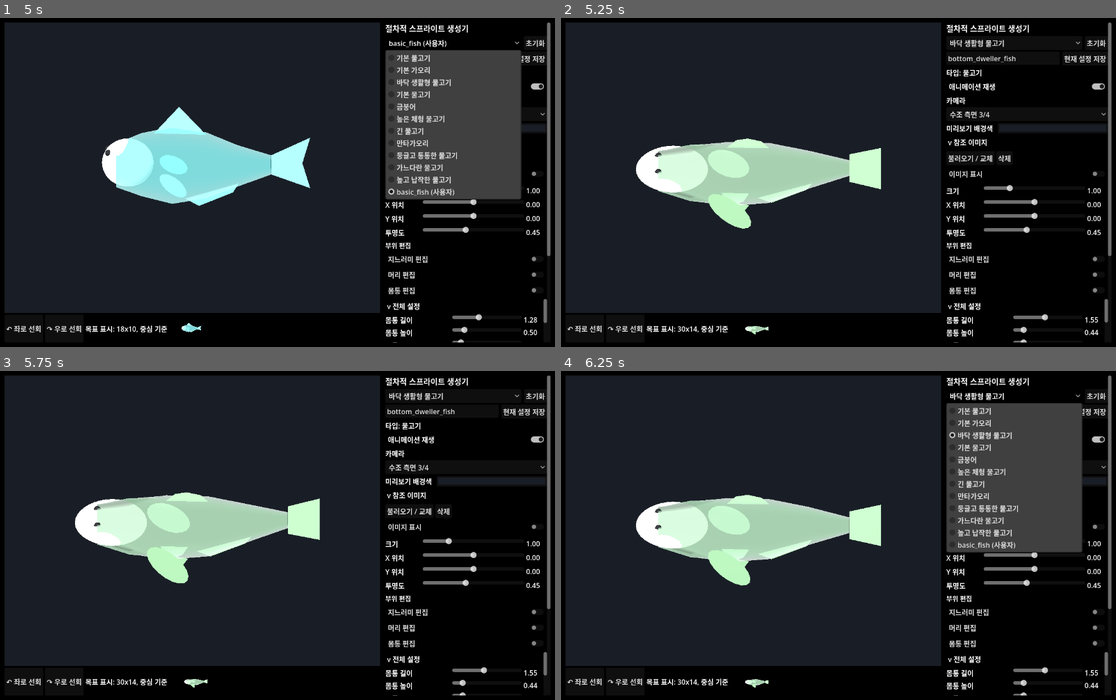
Above: before the commit, frames 1-4 (two rows, left to right).
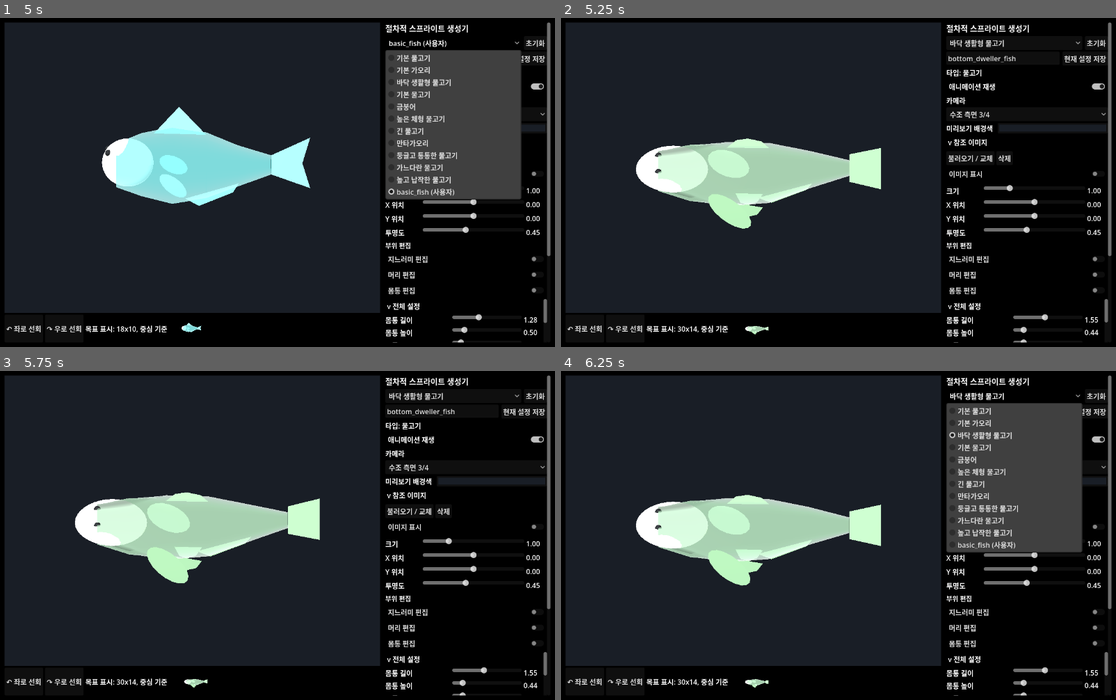
Above: after the commit, the same moments.

Repository: currywhaleshark/aquarium_sprite_mock-up_generator
Game: Godot game, scene res://scenes/Main.tscn
The game is run twice, just before and just after one commit, with the same random seed, the same clock (stepped at 60 frames per second) and the same inputs.
Inputs:
- Up to frame 1 (5 s): click "↶ 좌로 선회" at 0.5 s; click "↷ 우로 선회" at 1.25 s; click "기본 물고기" at 2 s; click "초기화" at 2.75 s; click "현재 설정 저장" at 3.5 s; click "basic_fish (사용자)" at 4.25 s
- Up to frame 2 (5.25 s): click "애니메이션 재생" at 5 s
- Up to frame 3 (5.75 s): no input
- Up to frame 4 (6.25 s): click "바닥 생활형 물고기" at 5.75 s

Frame 1 is identical in both runs. In frame 2, 0.2% of the frame differs, in the area x 29-37%, y 53-96%; in frame 3, 0.2%, in the area x 28-37%, y 53-96%; in frame 4, 0.2%.

Commit message:
fix: scale curved fin base coordinates by contour tangent angle to prevent shearing, and enable bezier/oval support for pelvic fins

Diff:
--- a/scripts/creature/FishRig.gd
+++ b/scripts/creature/FishRig.gd
@@ -161,8 +161,23 @@
 	body_pivot.add_child(anal_fin)
 
 	if param_float("pelvic_enabled", 0.0) > 0.5:
-		pelvic_l = PF.fin_shape("PelvicFinL", String(parameters.get("pelvic_shape", "triangle")), param_float("pelvic_length", 0.22), param_float("pelvic_height", 0.14), fin_mat, true)
-		pelvic_r = PF.fin_shape("PelvicFinR", String(parameters.get("pelvic_shape", "triangle")), param_float("pelvic_length", 0.22), param_float("pelvic_height", 0.14), fin_mat, true)
+		var pelvic_shape := String(parameters.get("pelvic_shape", "triangle"))
+		var pelvic_length := param_float("pelvic_length", 0.22)
+		var pelvic_height := param_float("pelvic_height", 0.14)
+		if pelvic_shape == "oval":
+			pelvic_l = PF.oval_fin("PelvicFinL", pelvic_length, pelvic_height, fin_mat)
+			pelvic_r = PF.oval_fin("PelvicFinR", pelvic_length, pelvic_height, fin_mat)
+		else:
+			var points_l := _get_fin_points("PelvicFinL", pelvic_shape, pelvic_length, pelvic_height)
+			var points_r := _get_fin_points("PelvicFinR", pelvic_shape, pelvic_length, pelvic_height)
+			var inverted_l := PackedVector3Array()
+			for p in points_l:
+				inverted_l.append(Vector3(p.x, -p.y, p.z))
+			var inverted_r := PackedVector3Array()
+			for p in points_r:
+				inverted_r.append(Vector3(p.x, -p.y, p.z))
+			pelvic_l = PF.polygon_fin("PelvicFinL", inverted_l, fin_mat)
+			pelvic_r = PF.polygon_fin("PelvicFinR", inverted_r, fin_mat)
 		var pelvic_attach_t := param_float("pelvic_attach_t", 0.36)
 		var pelvic_center := _surface_position("ventral", pelvic_attach_t, 0.02)
 		var pelvic_z := _surface_radius_z(pelvic_attach_t) * 0.32
@@ -989,6 +1004,7 @@
 	var theta := deg_to_rad(_surface_tangent_angle_degrees(side, attach_t))
 	var cos_t := cos(-theta)
 	var sin_t := sin(-theta)
+	var cos_theta := absf(cos(theta))
 	var pivot := _surface_contour_point(side, attach_t) + _contour_outward_normal(side, attach_t) * embed_margin
 	# Travelling-wave ripple: each lengthwise slice tilts about its base by a
 	# head-to-tail phase, so the free edge undulates while the membrane keeps its
@@ -999,7 +1015,7 @@
 	var tilt_amp := _median_fin_wave_tilt_amount()
 	for point in points:
 		var flat := Vector2(point.x, point.y * ventral_flip)
-		var t_prime := clampf(attach_t + point.x / x_span, 0.0, 1.0)
+		var t_prime := clampf(attach_t + (point.x * cos_theta) / x_span, 0.0, 1.0)
 		var base := _surface_contour_point(side, t_prime)
 		var normal := _contour_outward_normal(side, t_prime)
 		var world := base + normal * (embed_margin + point.y)
